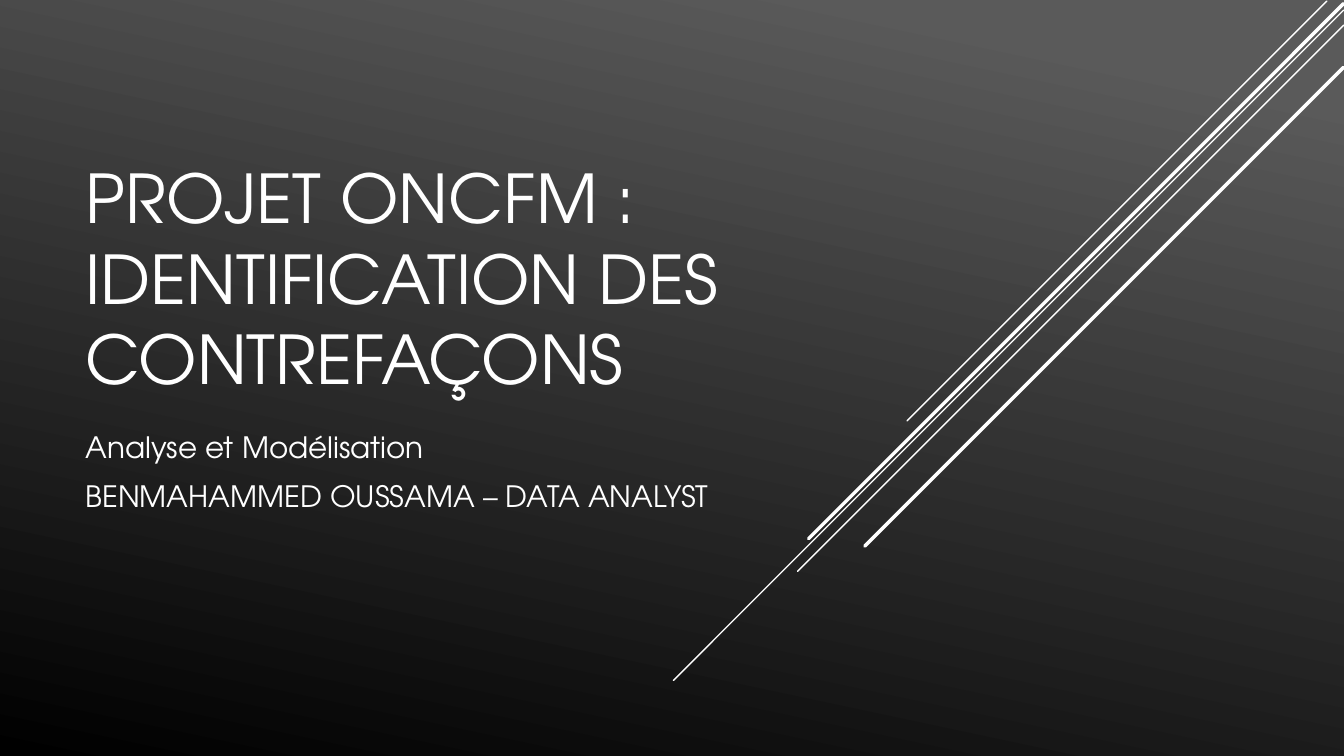
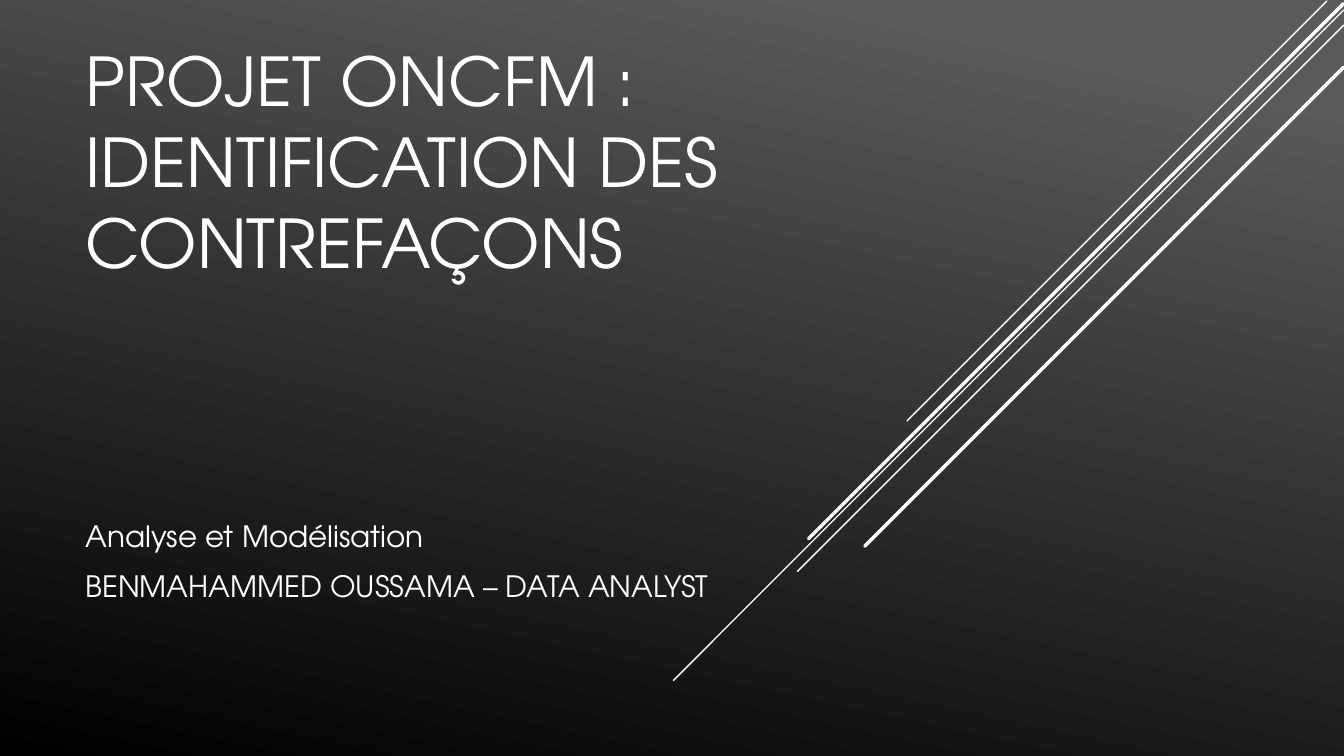
Before and after one commit to obenmaha/App-d-tection-faux-billet, a slide deck: slide 1 of Projet ONCFM.pptx. Drawn at 1344x756 pixels with LibreOffice and Linux fonts; fonts in the diff are those of the drawing; background and template pictures are left out. Boxes give left, top, right and bottom in pixels: in the first picture for what was removed or moved away, otherwise in the second. Text is boxed around its words. In the diff, an @@ line names an element or a change of style, - is before the commit and + after.

```diff
--- a/Projet ONCFM.pptx
+++ b/Projet ONCFM.pptx
@@ title "PROJET ONCFM : IDENTIFICATION DES ...": place and size @@
-title "PROJET ONCFM : IDENTIFICATION DES ..." at (86,172,717,401)
+title "PROJET ONCFM : IDENTIFICATION DES ..." at (86,55,717,285)
@@ subtitle "Analyse et Modélisation": place and size @@
-subtitle "Analyse et Modélisation" at (86,435,708,508)
+subtitle "Analyse et Modélisation" at (86,524,708,598)
```
Also in this commit, not shown: 5 other slides changed, 2 slides added, 3 other files.
